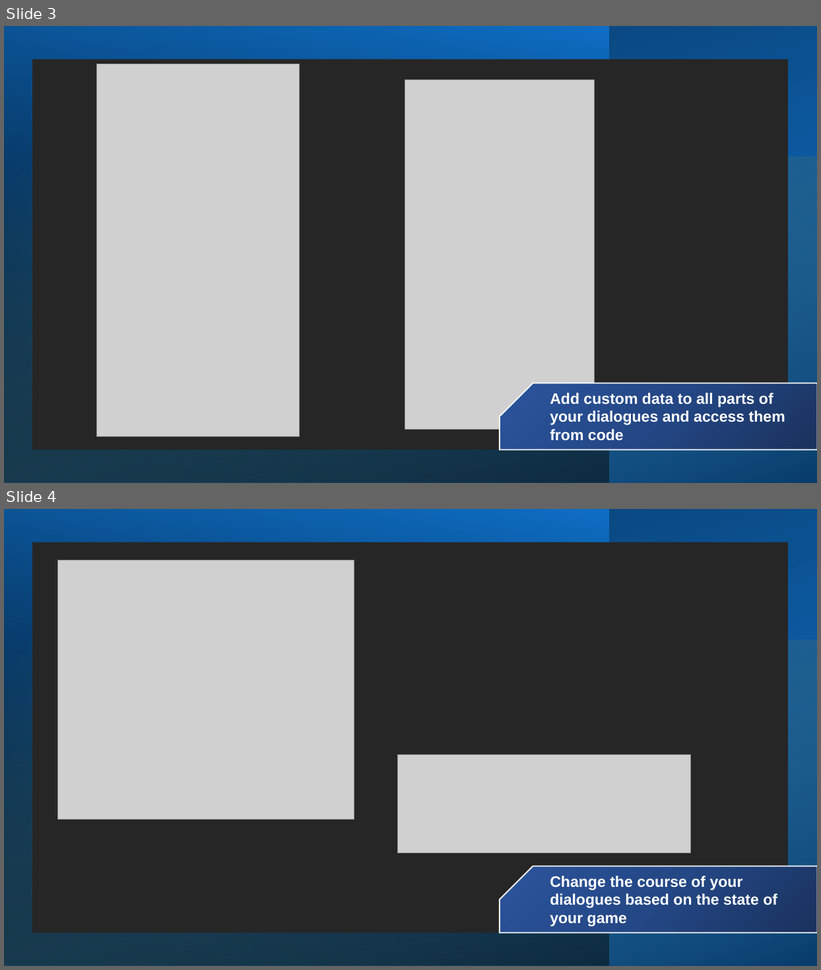
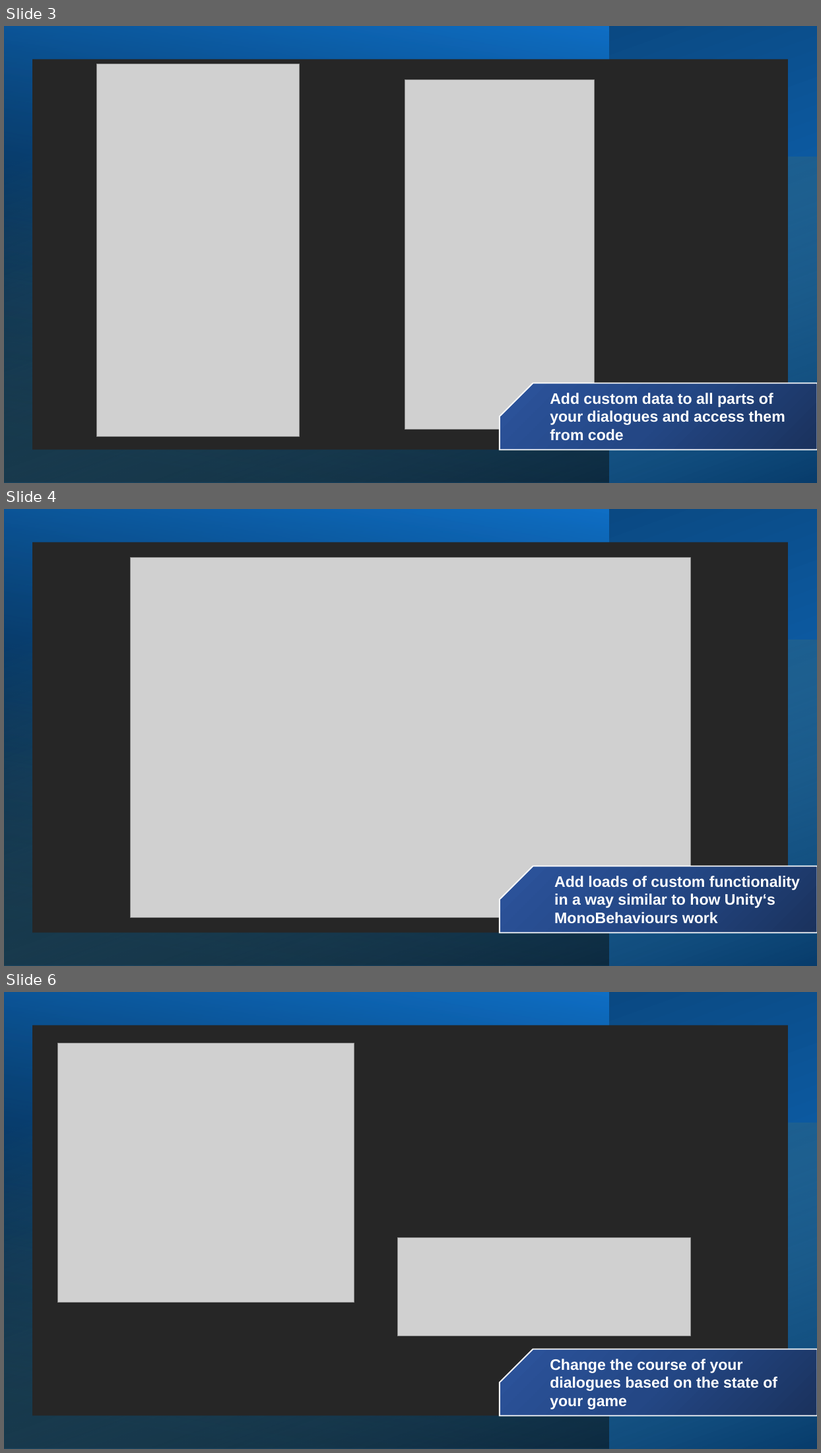
Before and after one commit to Glaswartron/UniversalDialogueEditor, a slide deck: Universal Dialog Editor/UDSAssetStore.pptx. Shown one above the other, each under a label of ours: slides 3 and 4 before the commit, slides 3, 4 and 6 after it; the slides between them are not shown. The pictures are 821x970 and 821x1453 pixels, drawn with LibreOffice and Linux fonts; fonts in the diff are those of the drawing; grey boxes stand for pictures. Boxes give left, top, right and bottom in pixels: in the first picture for what was removed or moved away, otherwise in the second. Text is boxed around its words. In the diff, an @@ line names an element or a change of style, - is before the commit and + after.

```diff
--- a/Universal Dialog Editor/UDSAssetStore.pptx
+++ b/Universal Dialog Editor/UDSAssetStore.pptx
@@ slide 4 added at [4, 509, 817, 966], background #FFFFFF @@
@@ rectangle added at [4, 509, 817, 966], fill gradient #0F6FC6 to #083763 @@
@@ rectangle added at [4, 509, 609, 966], fill gradient #000000 to #0F6FC6 @@
@@ rectangle added at [32, 543, 789, 933], fill #262626 @@
@@ picture added at [130, 557, 690, 918] @@
@@ rectangle added at [4, 640, 817, 966], fill gradient #B0DFA1 to #000000 @@
@@ snip rect added at [500, 867, 817, 933], fill gradient #1A325E to #254886 to #2C559E, outline #FFFFFF 1.5 pt @@
@@ text added at [554, 876, 800, 924], 18 pt, text #FFFFFF, bold @@
+Add loads of custom functionality in a way similar to how Unity‘s MonoBehaviours work
@@ what was slide 4 is now slide 6 @@
```
Also in this commit, not shown: 1 slide changed, 1 other slide added, 1 slide removed, 10 other files.
